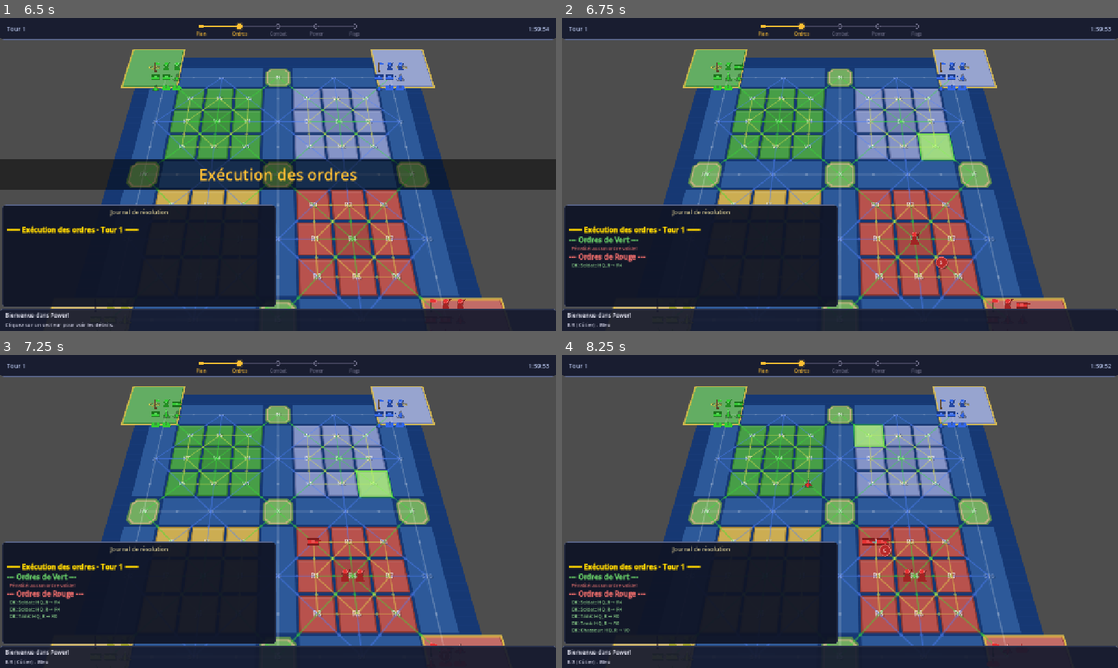
Above: before the commit, frames 1-4 (two rows, left to right).
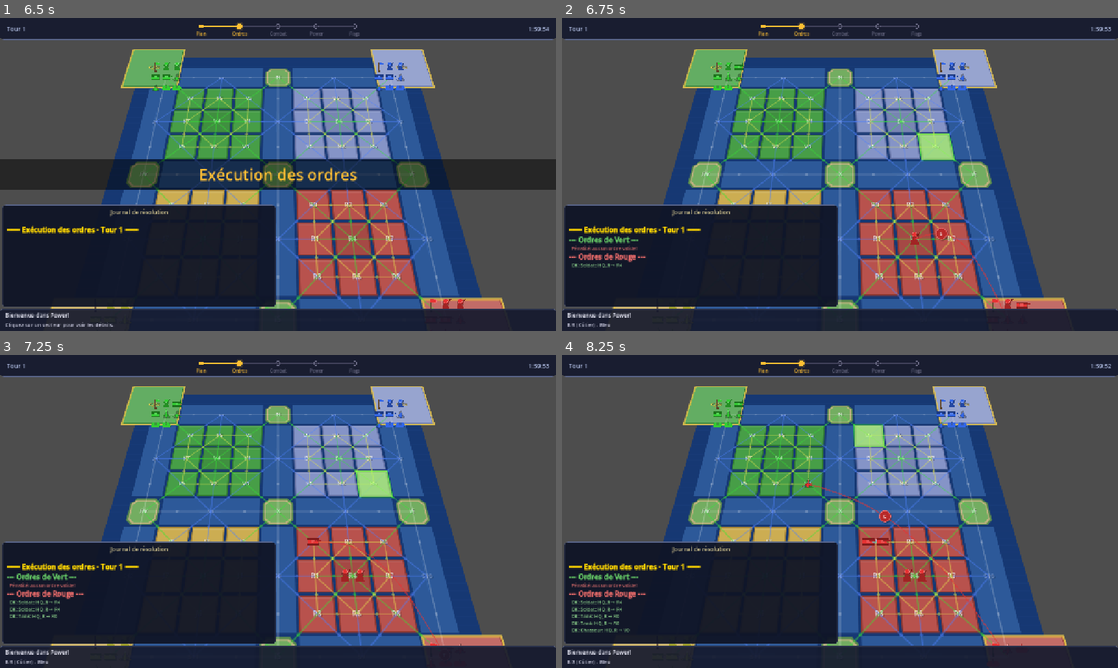
Above: after the commit, the same moments.

Repository: Njko/power_the_game
Game: Godot game, scene res://scenes/main.tscn
Two runs of this game, one before a commit and one after it. Both use one fixed random seed, a clock stepped at 60 frames per second and the inputs below.
Inputs (mouse positions are in pixels of both pictures, inside the frame that each line leads up to):
- Up to frame 1 (6.5 s): click "1 vs 1 Duel" at 0.5 s; click "Mode Échange" at 1.25 s; click "Créer Méga-Missile" at 2 s; click "Mode Échange" at 2.75 s; click "Depuis la Réserve" at 3.5 s; click "Mode Échange" at 4.25 s; click "Annuler dernier ordre" at 5 s; click "Valider mes ordres" at 5.75 s
- Up to frame 2 (6.75 s): tap Enter (ui_accept) at 6.5 s; move the mouse to (962, 158) at 6.52 s; click (962, 158) at 6.67 s
- Up to frame 3 (7.25 s): tap Enter (ui_accept) at 6.77 s
- Up to frame 4 (8.25 s): drag from (728, 527) to (812, 574) at 7.27 s; move the mouse to (895, 442) at 8.02 s; click (895, 442) at 8.17 s

Frame 1 is identical in both runs. In frame 2, 0.2% of the frame differs, in the area x 63-80%, y 67-93%; in frame 3, less than 0.1%; in frame 4, 0.3%, in the area x 44-79%, y 40-93%.

Commit message:
feat: arc movement animation with trajectory arrows, simultaneous rebonds
Unit movements now follow a parabolic arc (3x token height) simulating
a board game piece being picked up and placed down. A trajectory arrow
(Line2D with arrowhead) shows the movement path during animation.
Rebounding units now animate simultaneously instead of sequentially.

Co-Authored-By: Claude Opus 4.6 (1M context) <noreply@anthropic.com>

Diff:
--- a/scripts/ui/animation_manager.gd
+++ b/scripts/ui/animation_manager.gd
@@ -133,12 +133,18 @@
 		animation_finished.emit()
 		return
 
+	# Regrouper les rebonds consécutifs pour les jouer en parallèle
+	if _animation_queue[0]["type"] == "rebond":
+		var rebonds: Array[Dictionary] = []
+		while not _animation_queue.is_empty() and _animation_queue[0]["type"] == "rebond":
+			rebonds.append(_animation_queue.pop_front())
+		_animate_rebonds_parallel(rebonds)
+		return
+
 	var anim: Dictionary = _animation_queue.pop_front()
 	match anim["type"]:
 		"move":
 			_animate_move(anim)
-		"rebond":
-			_animate_rebond(anim)
 		"combat":
 			_animate_combat(anim)
 		"capture":
@@ -169,60 +175,85 @@
 	# Créer un sprite temporaire
 	var token: Node2D = _create_unit_token(abbr, color, from_pos)
 
+	# Arc parabolique — hauteur = 3× taille du pion
+	var size := 28.0
+	if abbr == "M" or abbr == "RG" or abbr == "CR":
+		size = 34.0
+	elif abbr == "CL" or abbr == "BM" or abbr == "DS":
+		size = 30.0
+	var arc_height: float = size * 3.0
+
+	# Flèche de trajectoire
+	var arrow: Line2D = _create_move_arrow(from_pos, to_pos, arc_height, color)
+
 	var duration: float = MOVE_DURATION / speed_multiplier
 	var tween := create_tween()
 	_active_tweens.append(tween)
-	tween.tween_property(token, "position", to_pos, duration) \
-		.set_ease(Tween.EASE_IN_OUT).set_trans(Tween.TRANS_CUBIC)
+	tween.tween_method(func(t: float) -> void:
+		token.position = from_pos.lerp(to_pos, t) + Vector2(0, -arc_height * sin(t * PI))
+	, 0.0, 1.0, duration).set_ease(Tween.EASE_IN_OUT).set_trans(Tween.TRANS_CUBIC)
 	tween.tween_callback(func():
 		token.queue_free()
+		arrow.queue_free()
 		_active_tweens.erase(tween)
 		_play_next()
 	)
 
-func _animate_rebond(anim: Dictionary) -> void:
+func _animate_rebonds_parallel(rebonds: Array[Dictionary]) -> void:
+	## Joue tous les rebonds simultanément — chaque pièce fait un arc vers son origine.
 	if board_renderer == null:
 		_play_next()
 		return
 
-	var from_pos: Vector2 = board_renderer.get_sector_position(anim["from"])
-	var to_pos: Vector2 = board_renderer.get_sector_position(anim["to"])
-	var color: Color = GameEnums.get_player_color(anim["owner"])
-	var abbr: String = GameEnums.get_unit_abbreviation(anim["unit_type"])
-
-	var token: Node2D = _create_unit_token(abbr, color, from_pos)
-	# Teinte rouge pour indiquer le rebond
-	token.modulate = Color(1.0, 0.5, 0.5)
-
-	# Indicateur ↩ au-dessus du token
-	var rebond_label := Label.new()
-	rebond_label.text = "↩"
-	rebond_label.add_theme_font_size_override("font_size", 16)
-	rebond_label.add_theme_color_override("font_color", Color(1.0, 0.3, 0.3))
-	rebond_label.position = Vector2(-8, -28)
-	rebond_label.mouse_filter = Control.MOUSE_FILTER_IGNORE
-	token.add_child(rebond_label)
-
-	# Durée 1.5x plus longue qu'un déplacement normal
-	var duration: float = MOVE_DURATION * 1.5 / speed_multiplier
-	var tween := create_tween()
-	_active_tweens.append(tween)
-
-	# Flash rouge au début
-	tween.tween_property(token, "modulate", Color(1.0, 0.2, 0.2), duration * 0.15)
-	tween.tween_property(token, "modulate", Color(1.0, 0.5, 0.5), duration * 0.15)
-
-	# Aller vers la destination puis rebondir en arrière
-	var mid_pos: Vector2 = from_pos.lerp(to_pos, 0.3)
-	tween.tween_property(token, "position", mid_pos, duration * 0.35) \
-		.set_ease(Tween.EASE_OUT).set_trans(Tween.TRANS_QUAD)
-	tween.tween_property(token, "position", to_pos, duration * 0.35) \
-		.set_ease(Tween.EASE_IN).set_trans(Tween.TRANS_BACK)
-	tween.tween_callback(func():
-		token.queue_free()
-		_active_tweens.erase(tween)
-		_play_next()
-	)
+	var duration: float = MOVE_DURATION / speed_multiplier
+	var tokens: Array[Node2D] = []
+	var arrows: Array[Line2D] = []
+	var state := {"finished": 0}
+	var total: int = rebonds.size()
+
+	for anim in rebonds:
+		var from_pos: Vector2 = board_renderer.get_sector_position(anim["from"])
+		var to_pos: Vector2 = board_renderer.get_sector_position(anim["to"])
+		var color: Color = GameEnums.get_player_color(anim["owner"])
+		var abbr: String = GameEnums.get_unit_abbreviation(anim["unit_type"])
+
+		var token: Node2D = _create_unit_token(abbr, color, from_pos)
+		token.modulate = Color(1.0, 0.6, 0.6)
+		tokens.append(token)
+
+		# Indicateur ↩
+		var rebond_label := Label.new()
+		rebond_label.text = "↩"
+		rebond_label.add_theme_font_size_override("font_size", 16)
+		rebond_label.add_theme_color_override("font_color", Color(1.0, 0.3, 0.3))
+		rebond_label.position = Vector2(-8, -28)
+		rebond_label.mouse_filter = Control.MOUSE_FILTER_IGNORE
+		token.add_child(rebond_label)
+
+		# Arc
+		var size := 28.0
+		if abbr == "M" or abbr == "RG" or abbr == "CR":
+			size = 34.0
+		elif abbr == "CL" or abbr == "BM" or abbr == "DS":
+			size = 30.0
+		var arc_height: float = size * 3.0
+
+		var arrow: Line2D = _create_move_arrow(from_pos, to_pos, arc_height, Color(1.0, 0.4, 0.4, 0.5))
+		arrows.append(arrow)
+
+		var tween := create_tween()
+		_active_tweens.append(tween)
+		tween.tween_method(func(t: float) -> void:
+			token.position = from_pos.lerp(to_pos, t) + Vector2(0, -arc_height * sin(t * PI))
+		, 0.0, 1.0, duration).set_ease(Tween.EASE_IN_OUT).set_trans(Tween.TRANS_CUBIC)
+		tween.tween_callback(func():
+			token.queue_free()
+			arrow.queue_free()
+			_active_tweens.erase(tween)
+			state["finished"] += 1
+			if state["finished"] >= total:
+				_play_next()
+		)
 
 func _animate_combat(anim: Dictionary) -> void:
 	if board_renderer == null:
@@ -527,6 +558,50 @@
 	explosion.add_child(symbol)
 
 	return explosion
+
+func _create_move_arrow(from_pos: Vector2, to_pos: Vector2, arc_height: float, color: Color) -> Line2D:
+	## Crée une flèche en arc montrant la trajectoire du mouvement.
+	var line := Line2D.new()
+	line.z_index = 14  # Sous le token (z_index 15)
+	line.width = 3.0
+	line.default_color = Color(color.r, color.g, color.b, 0.5)
+	line.antialiased = true
+
+	# Échantillonner 20 points le long de l'arc
+	var num_points := 20
+	for i in range(num_points + 1):
+		var t: float = float(i) / float(num_points)
+		var point: Vector2 = from_pos.lerp(to_pos, t) + Vector2(0, -arc_height * sin(t * PI))
+		line.add_point(point)
+
+	_world_overlay.add_child(line)
+
+	# Pointe de flèche au bout
+	_add_arrowhead(line, color)
+
+	return line
+
+func _add_arrowhead(line: Line2D, color: Color) -> void:
+	## Ajoute un triangle (pointe de flèche) à l'extrémité d'un Line2D.
+	var count: int = line.get_point_count()
+	if count < 2:
+		return
+
+	var tip: Vector2 = line.get_point_position(count - 1)
+	var prev: Vector2 = line.get_point_position(count - 2)
+	var direction: Vector2 = (tip - prev).normalized()
+	var perp: Vector2 = Vector2(-direction.y, direction.x)
+
+	var arrow_size := 8.0
+	var p1: Vector2 = tip
+	var p2: Vector2 = tip - direction * arrow_size + perp * arrow_size * 0.5
+	var p3: Vector2 = tip - direction * arrow_size - perp * arrow_size * 0.5
+
+	var head := Polygon2D.new()
+	head.polygon = PackedVector2Array([p1, p2, p3])
+	head.color = Color(color.r, color.g, color.b, 0.7)
+	head.z_index = 14
+	line.add_child(head)
 
 func _cleanup_overlay() -> void:
 	for child in _world_overlay.get_children():
